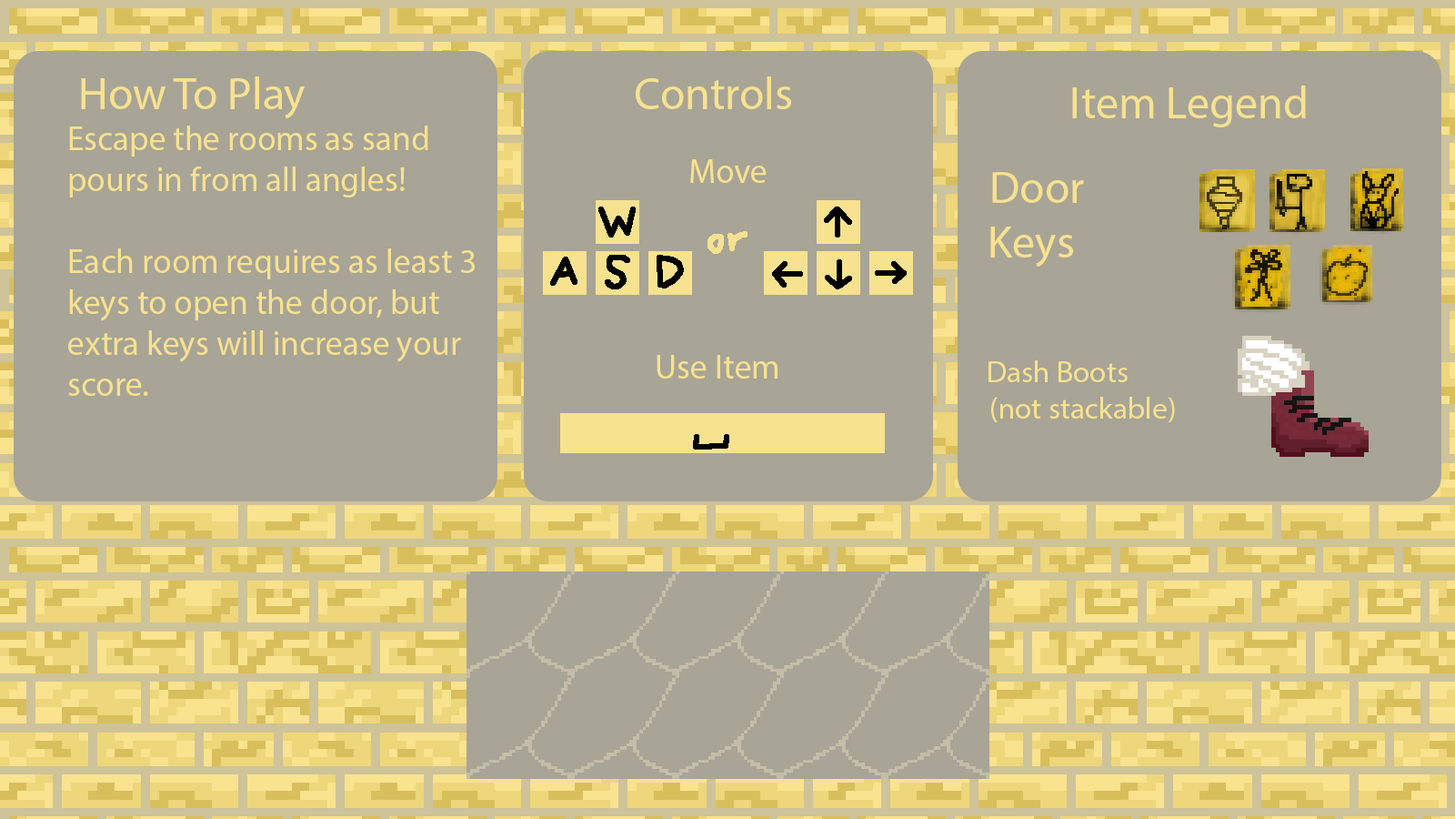
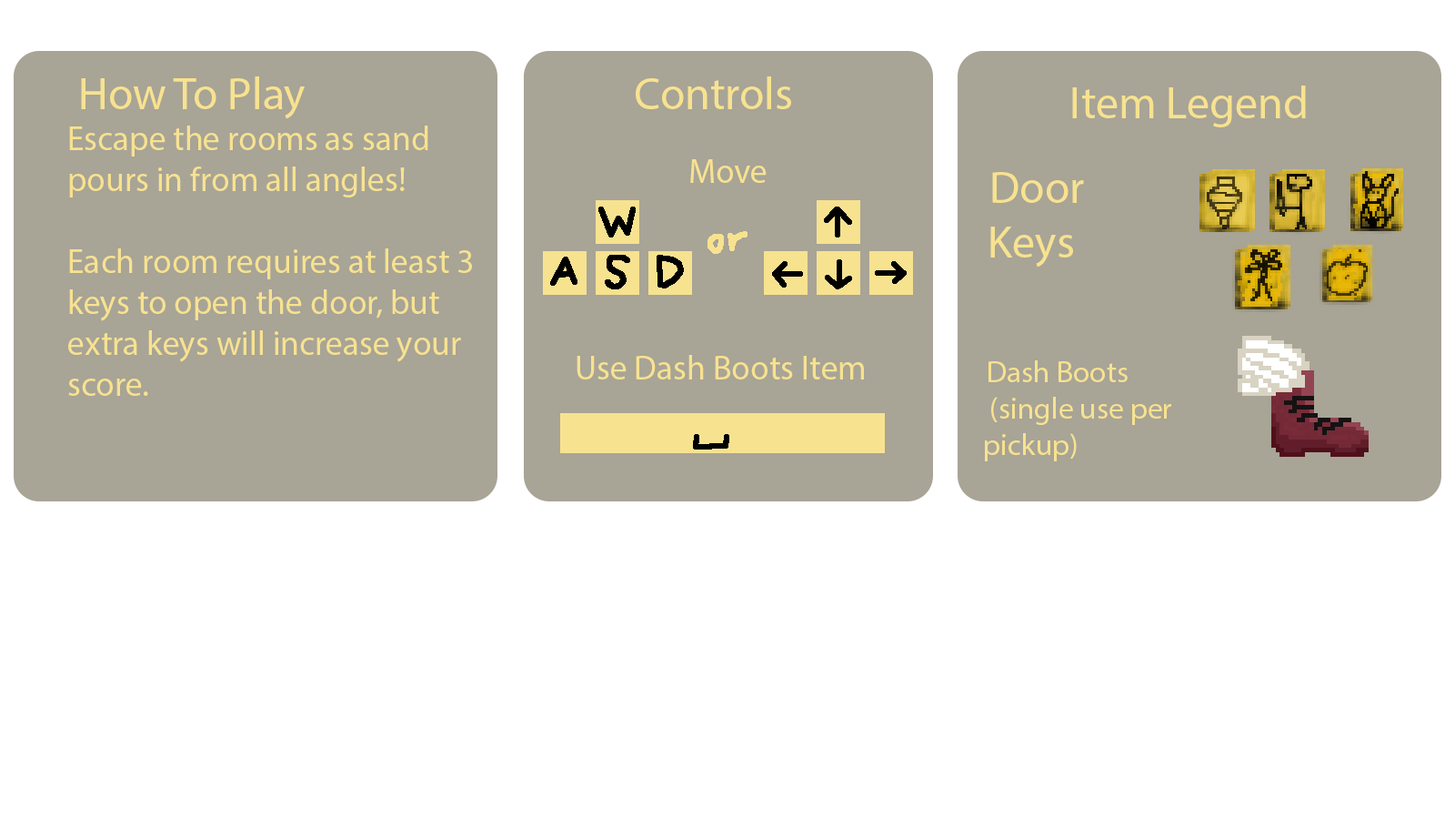
Comparing the layer stacks of the two 1455px x 819px images. Changes:
renamed "Use Item" to "Use Dash Boots Item", painted on it over [left=576, top=354, right=865, bottom=380]
painted on "HowTo" over [left=365, top=248, right=475, bottom=273]
renamed "Dash Boots (not stackable)" to "Dash Boots (single use per pickup)", painted on it over [left=985, top=396, right=1176, bottom=462]
hid "Layer 23" over [left=466, top=571, right=990, bottom=779]
hid "Layer 16" over [left=0, top=0, right=1455, bottom=819]
